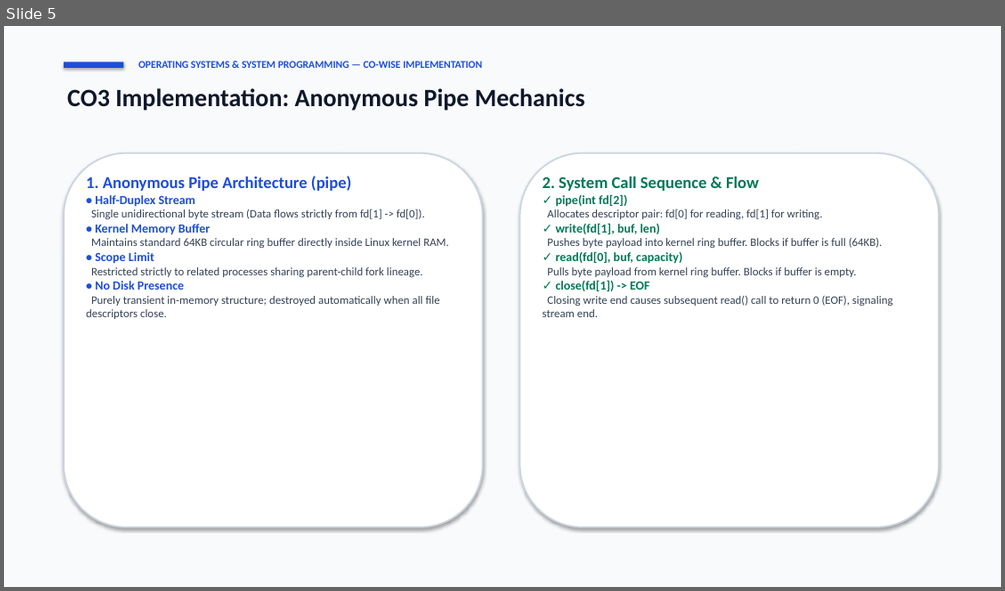
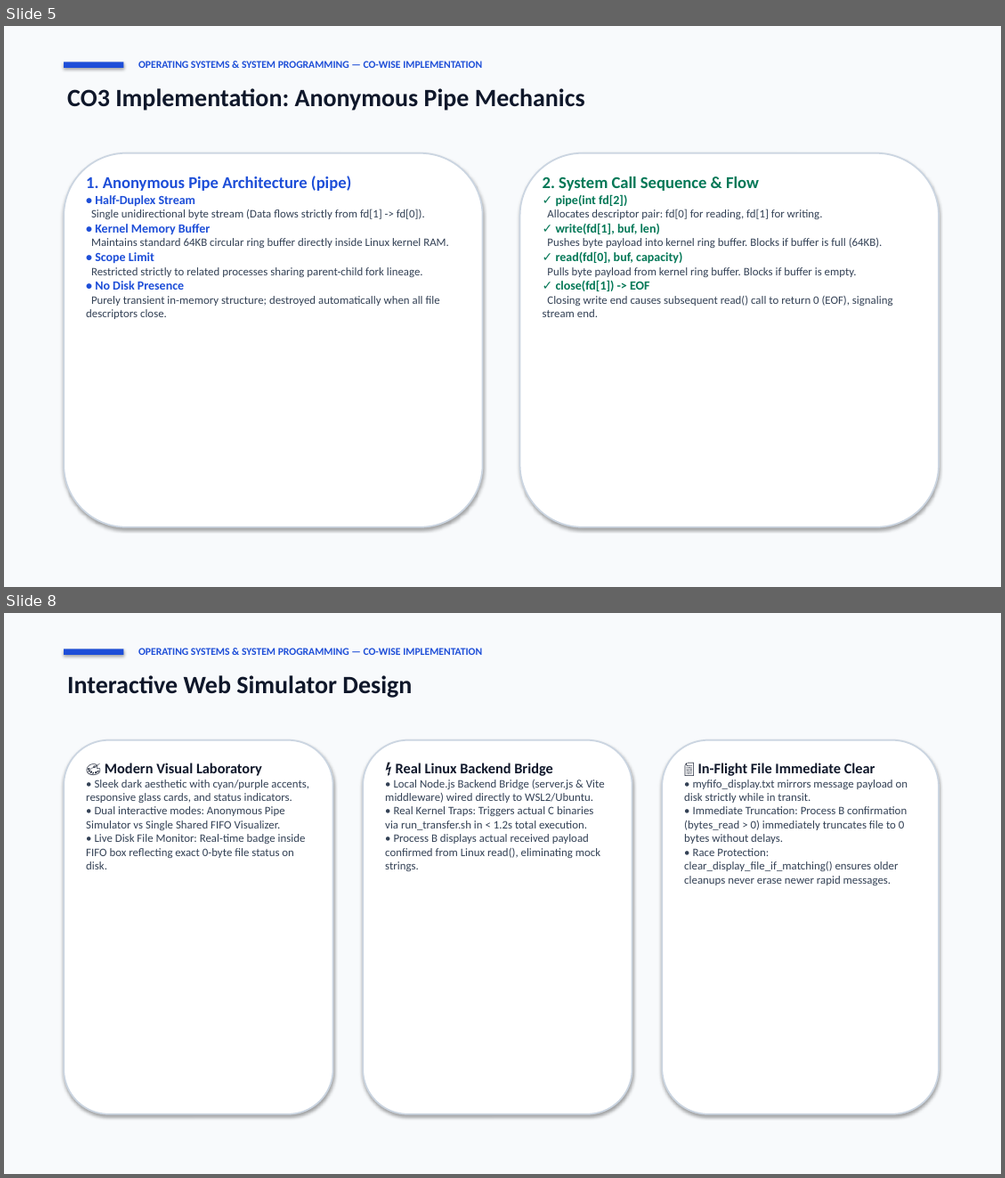
Before and after one commit to GJashwanthReddy/OCTO_OSSP, a slide deck: OCTO_OSSP-Project/OSSP_IPC_Project_Presentation.pptx. Shown one above the other, each under a label of ours: slide 5 before the commit, slides 5 and 8 after it; the slides between them are not shown. The pictures are 1005x591 and 1005x1178 pixels, drawn with LibreOffice and Linux fonts; fonts in the diff are those of the drawing. Boxes give left, top, right and bottom in pixels: in the first picture for what was removed or moved away, otherwise in the second. Text is boxed around its words. In the diff, an @@ line names an element or a change of style, - is before the commit and + after.

Commit message:
Update presentation PPTX and slide deck with shared Linux FIFO, real-time backend bridge, and immediate file truncation

```diff
--- a/OCTO_OSSP-Project/OSSP_IPC_Project_Presentation.pptx
+++ b/OCTO_OSSP-Project/OSSP_IPC_Project_Presentation.pptx
@@ slide 8 added at (x1=4, y1=613, x2=1001, y2=1174), background #F8FAFC @@
@@ rectangle added at (x1=64, y1=649, x2=123, y2=655), fill #1D4ED8 @@
@@ text added at (x1=138, y1=648, x2=482, y2=655), 10 pt, text #1D4ED8, bold @@
+OPERATING SYSTEMS & SYSTEM PROGRAMMING — CO-WISE IMPLEMENTATION
@@ text added at (x1=67, y1=675, x2=412, y2=698), 24 pt, text #0F172A, bold @@
+Interactive Web Simulator Design
@@ rounded rectangle added at (x1=64, y1=740, x2=333, y2=1114), fill #FFFFFF, outline #CBD5E1 1.5 pt @@
@@ rounded rectangle added at (x1=363, y1=740, x2=632, y2=1114), fill #FFFFFF, outline #CBD5E1 1.5 pt @@
@@ rounded rectangle added at (x1=662, y1=740, x2=938, y2=1114), fill #FFFFFF, outline #CBD5E1 1.5 pt @@
@@ text added at (x1=86, y1=763, x2=309, y2=869), 11 pt, text #334155 @@
+🎨 Modern Visual Laboratory
+• Sleek dark aesthetic with cyan/purple accents, responsive glass cards, and status indicators.
+• Dual interactive modes: Anonymous Pipe Simulator vs Single Shared FIFO Visualizer.
+• Live Disk File Monitor: Real-time badge inside FIFO box reflecting exact 0-byte file status on disk.
@@ text added at (x1=385, y1=763, x2=605, y2=871), 11 pt, text #334155 @@
+⚡ Real Linux Backend Bridge
+• Local Node.js Backend Bridge (server.js & Vite middleware) wired directly to WSL2/Ubuntu.
+• Real Kernel Traps: Triggers actual C binaries via run_transfer.sh in < 1.2s total execution.
+• Process B displays actual received payload confirmed from Linux read(), eliminating mock strings.
@@ text added at (x1=684, y1=763, x2=907, y2=885), 11 pt, text #334155 @@
+📄 In-Flight File Immediate Clear
+• myfifo_display.txt mirrors message payload on disk strictly while in transit.
+• Immediate Truncation: Process B confirmation (bytes_read > 0) immediately truncates file to 0 bytes without delays.
+• Race Protection: clear_display_file_if_matching() ensures older cleanups never erase newer rapid messages.
```
Also in this commit, not shown: 7 slides changed, 2 other slides added, 1 slide removed, 2 other files.
